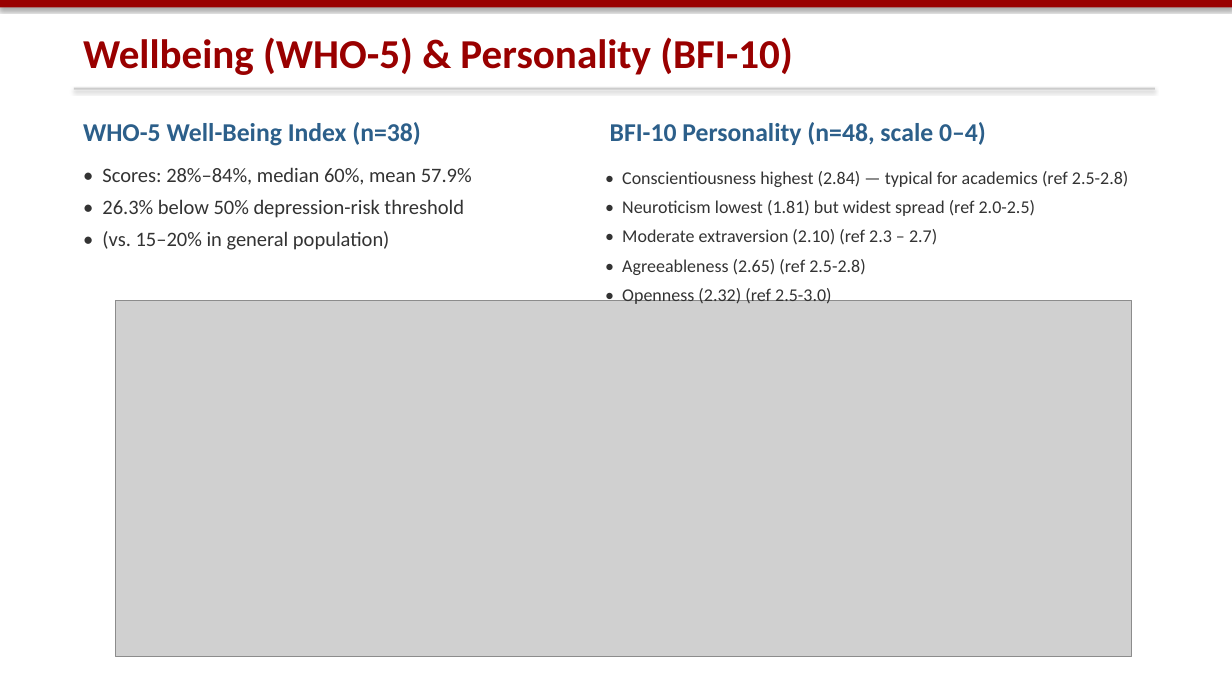
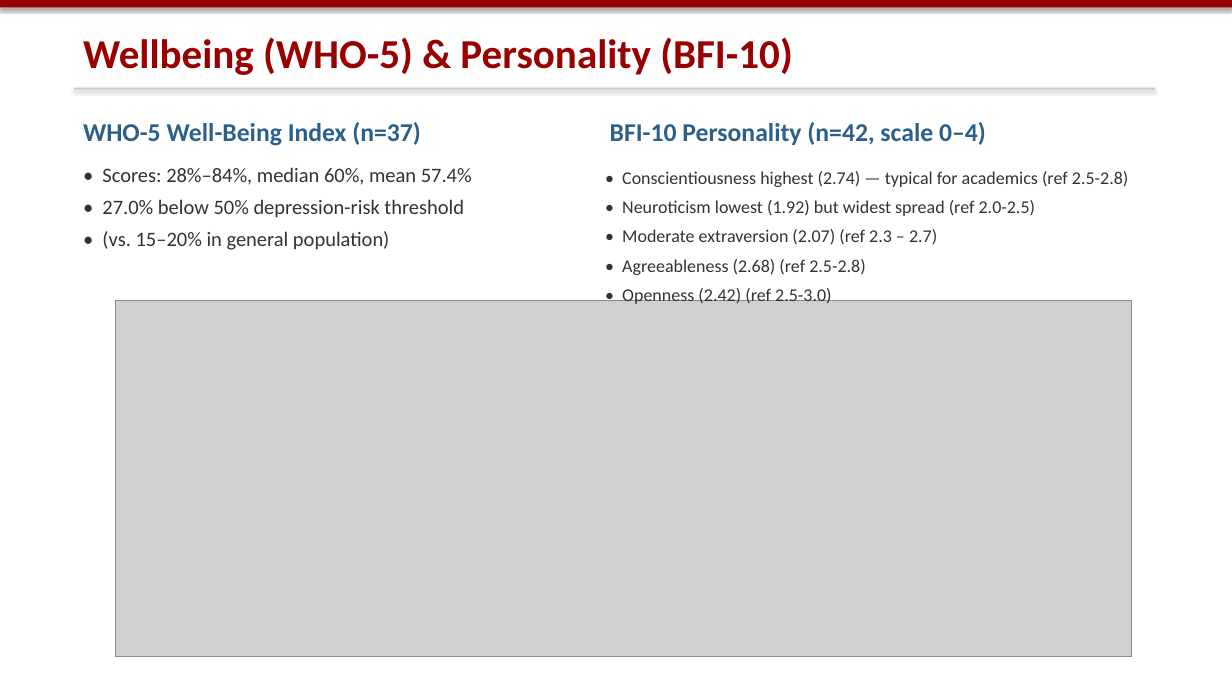
Before and after one commit to dtu-digital-health/UbiLife, a slide deck: slide 12 of reports/ubilife_presentation.pptx. Drawn at 1232x693 pixels with LibreOffice and Linux fonts; fonts in the diff are those of the drawing; grey boxes stand for pictures. Boxes give left, top, right and bottom in pixels: in the first picture for what was removed or moved away, otherwise in the second. Text is boxed around its words. In the diff, an @@ line names an element or a change of style, - is before the commit and + after.

Commit message:
Update report and slides to corrected survey/heartbeat numbers
- Local-time (Europe/Helsinki) heartbeat coverage: 33.4% mean, 37 participants;
  add Oct 13-16 coverage figure (39 participants, 37.6%)
- Survey counts after offboarding split and duplicate removal (711/561/150)
- One response per participant: onboarding 38, WHO-5 37, BFI-10 42; updated
  demographics, WHO-5 and BFI-10 statistics, stress/sleep counts
- Processed-file tables: new row counts, cognition parquet files
- Slides: same numbers, regenerated figures
- Add reports/images/dtu.png so the report compiles from a clean checkout

```diff
--- a/reports/ubilife_presentation.pptx
+++ b/reports/ubilife_presentation.pptx
@@ text at (x1=83, y1=122, x2=421, y2=146): text changed @@
-WHO-5 Well-Being Index (n=38)
+WHO-5 Well-Being Index (n=37)
@@ text at (x1=610, y1=122, x2=986, y2=145): text changed @@
-BFI-10 Personality (n=48, scale 0–4)
+BFI-10 Personality (n=42, scale 0–4)
@@ text at (x1=102, y1=167, x2=472, y2=218): text changed @@
-• Scores: 28%–84%, median 60%, mean 57.9%
-• 26.3% below 50% depression-risk threshold
+• Scores: 28%–84%, median 60%, mean 57.4%
+• 27.0% below 50% depression-risk threshold
@@ text at (x1=622, y1=171, x2=1128, y2=304): text changed @@
-• Conscientiousness highest (2.84) — typical for academics (ref 2.5-2.8)
-• Neuroticism lowest (1.81) but widest spread (ref 2.0-2.5)
-• Moderate extraversion (2.10) (ref 2.3 – 2.7)
-• Agreeableness (2.65) (ref 2.5-2.8)
-• Openness (2.32) (ref 2.5-3.0)
+• Conscientiousness highest (2.74) — typical for academics (ref 2.5-2.8)
+• Neuroticism lowest (1.92) but widest spread (ref 2.0-2.5)
+• Moderate extraversion (2.07) (ref 2.3 – 2.7)
+• Agreeableness (2.68) (ref 2.5-2.8)
+• Openness (2.42) (ref 2.5-3.0)
```
Also in this commit, not shown: 8 other slides changed, 3 other files.
